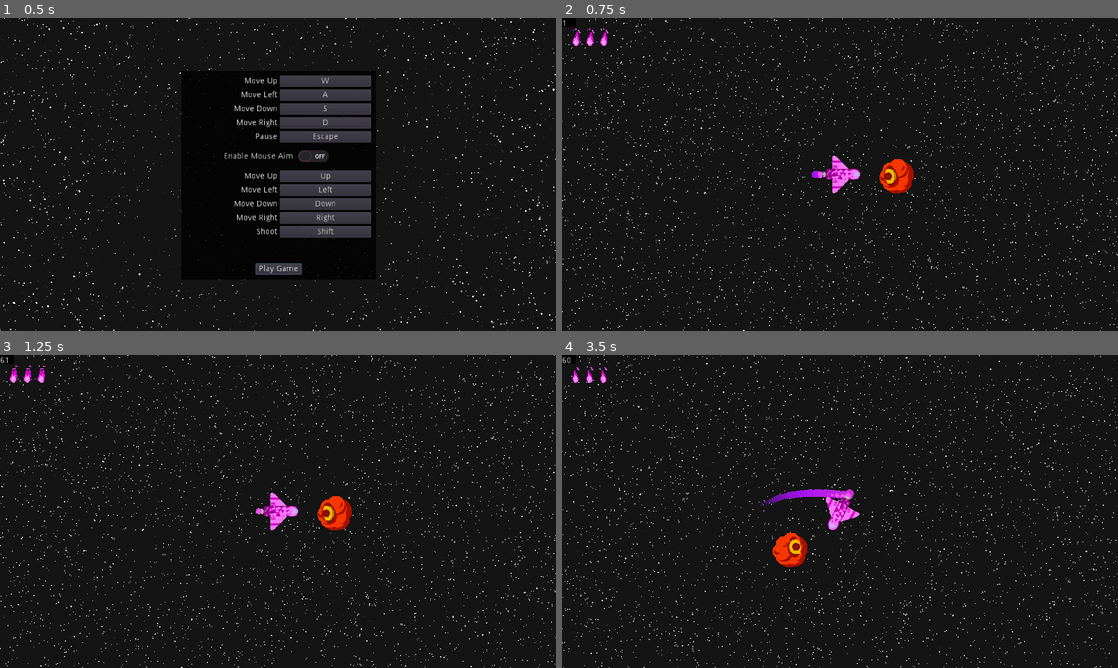
Above: before the commit, frames 1-4 (two rows, left to right).
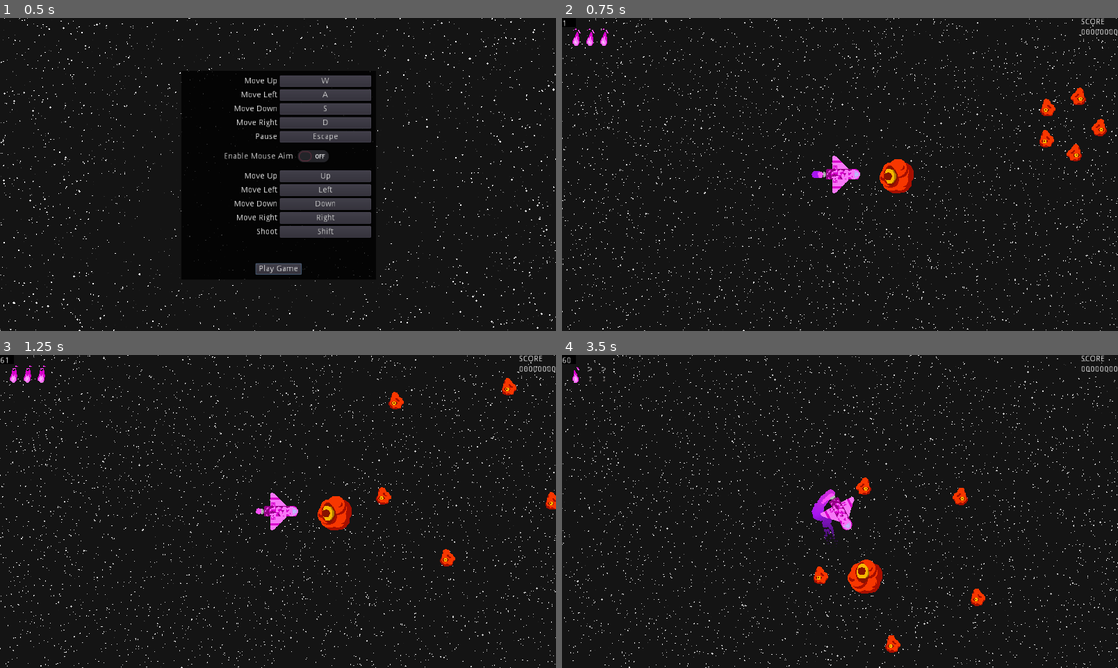
Above: after the commit, the same moments.

Repository: Jellonator/04-Space-Shooter
Game: Godot game, scene res://Gui/StartScreen.tscn
The game is run twice, just before and just after one commit, with the same random seed, the same clock (stepped at 60 frames per second) and the same inputs.
Inputs (mouse positions are in pixels of both pictures, inside the frame that each line leads up to):
- Up to frame 1 (0.5 s): no input
- Up to frame 2 (0.75 s): click "Play Game" at 0.5 s
- Up to frame 3 (1.25 s): no input
- Up to frame 4 (3.5 s): tap Enter at 1.25 s; move the mouse to (962, 495) at 1.27 s; press the mouse at (962, 495) at 1.28 s; hold D (move_right) 1.28-2 s; release the mouse at (962, 495) at 2 s; drag from (728, 527) to (812, 574) at 2.02 s; move the mouse to (895, 442) at 2.77 s; hold D (move_right) from 2.78 s (still down); hold Down (look_down) from 2.78 s (still down)

Frame 1 is identical in both runs. In frame 2, 0.6% of the frame differs, in the area x 85-100%, y 0-46%; in frame 3, 0.6%; in frame 4, 5.5%, in the area x 0-100%, y 0-100%.

Commit message:
Added the boys

Diff:
--- /dev/null
+++ b/Global/Util.gd
@@ -0,0 +1,11 @@
+extends Node
+
+func get_nearest_player(frompos: Vector2):
+	var ret = null
+	var dis = 0.0
+	for player in get_tree().get_nodes_in_group("player"):
+		var newdis = player.global_position.distance_to(frompos)
+		if ret == null or newdis < dis:
+			dis = newdis
+			ret = player
+	return ret
--- a/Object/Enemy/EnemyBase.gd
+++ b/Object/Enemy/EnemyBase.gd
@@ -1,10 +1,13 @@
 extends KinematicBody2D
 
 onready var shader := preload("res://Object/Enemy/death_shader.shader")
+onready var scene_scoretext := preload("res://Util/ScoreText.tscn")
 
 export var max_health := 10
 export(Array, NodePath) var sprites := [];
 export var drag := 0.1
+export var weight := 1.0
+export var score_value := 1000
 
 var health := 1
 var mod_timer := 0.0
@@ -12,20 +15,27 @@
 var smat: ShaderMaterial
 var velocity := Vector2(0, 0)
 
+signal killed();
+
 func _ready():
 	health = max_health
 	smat = ShaderMaterial.new()
 	smat.shader = shader
-	add_to_group("enemy", true)
 
 func is_dead():
 	return health <= 0
 
 func do_kill():
+	emit_signal("killed")
 	for sprite in sprites:
 		get_node(sprite).material = smat
 	collision_mask = 0
 	collision_layer = 0
+	get_tree().call_group("score", "add_score", score_value)
+	var txt = scene_scoretext.instance()
+	txt.score = score_value
+	txt.position = self.global_position
+	get_tree().current_scene.add_child(txt)
 
 func do_damage(amount: int, accel: Vector2):
 	health = int(clamp(health - amount, 0, max_health))
@@ -33,7 +43,7 @@
 		do_kill()
 	mod_timer = 1.0 / 20.0
 	modulate = Color.red
-	velocity += accel
+	velocity += accel / weight
 
 func _physics_process(delta):
 	if mod_timer > 0:
@@ -51,20 +61,14 @@
 		else:
 			smat.set_shader_param("death", death_timer)
 	velocity = move_and_slide(velocity)
+	for i in range(get_slide_count()):
+		var col := get_slide_collision(i)
+		if col.collider.has_method("do_damage"):
+			col.collider.do_damage(1, col.normal * -300)
 	if velocity.length() > 1e-4:
 		velocity += -drag * velocity * velocity * delta * velocity.normalized()
 	else:
 		velocity = Vector2(0, 0)
-
-func get_nearest_player():
-	var ret = null
-	var dis = 0.0
-	for player in get_tree().get_nodes_in_group("player"):
-		var newdis = player.global_position.distance_to(global_position)
-		if ret == null or newdis < dis:
-			dis = newdis
-			ret = player
-	return ret
 
 func add_velocity(accel: Vector2):
 	velocity += accel
--- a/Object/Enemy/EyeEnemy.gd
+++ b/Object/Enemy/EyeEnemy.gd
@@ -19,7 +19,9 @@
 	shoot_time = rand_range(0.8, 1.2)
 
 func _physics_process(delta):
-	var player = get_nearest_player()
+	if is_dead():
+		return
+	var player = GameUtil.get_nearest_player(global_position)
 	if player == null:
 		node_socket.position = Vector2(0, 0)
 		eye_mat.set_shader_param("offset", Vector2(0, 0))
--- a/Object/Enemy/EyeEnemy.tscn
+++ b/Object/Enemy/EyeEnemy.tscn
@@ -15,8 +15,10 @@
 [sub_resource type="CircleShape2D" id=2]
 radius = 30.0666
 
-[node name="EyeEnemy" type="KinematicBody2D"]
-collision_layer = 5
+[node name="EyeEnemy" type="KinematicBody2D" groups=[
+"enemy",
+]]
+collision_layer = 4
 script = ExtResource( 2 )
 sprites = [ NodePath("Base"), NodePath("Base/Socket"), NodePath("Base/Socket/Eye") ]
 
--- /dev/null
+++ b/Object/Enemy/SmallBoys/SmallBoy.gd
@@ -0,0 +1,7 @@
+extends "res://Object/Enemy/EnemyBase.gd"
+
+func _physics_process(delta):
+	if velocity.x > 10:
+		$Sprite.flip_h = false
+	elif velocity.x < -10:
+		$Sprite.flip_h = true
--- /dev/null
+++ b/Object/Enemy/SmallBoys/SmallBoy.tscn
@@ -0,0 +1,19 @@
+[gd_scene load_steps=3 format=2]
+
+[ext_resource path="res://Object/Enemy/SmallBoys/Smallboy.png" type="Texture" id=1]
+[ext_resource path="res://Object/Enemy/SmallBoys/SmallBoy.gd" type="Script" id=2]
+
+[node name="SmallBoy" type="KinematicBody2D"]
+collision_layer = 4
+script = ExtResource( 2 )
+max_health = 4
+sprites = [ NodePath("Sprite") ]
+drag = 0.01
+weight = 0.1
+score_value = 500
+
+[node name="Sprite" type="Sprite" parent="."]
+texture = ExtResource( 1 )
+
+[node name="CollisionPolygon2D" type="CollisionPolygon2D" parent="."]
+polygon = PoolVector2Array( 12, 3, 9, -3, 9, -6, 8, -9, 7, -12, 4, -15, 0, -15, -3, -14, -5, -11, -7, -7, -11, -5, -12, -3, -14, 0, -14, 5, -10, 10, -9, 13, -8, 14, -3, 15, 5, 15, 8, 13, 10, 12, 12, 8 )
--- /dev/null
+++ b/Object/Enemy/SmallBoys/SmallboyCircle.gd
@@ -0,0 +1,50 @@
+extends Node2D
+
+const scene_boy := preload("res://Object/Enemy/SmallBoys/SmallBoy.tscn")
+const ROTATION_SPEED_MAX := PI * 0.5
+const BASE_RADIUS := 64.0
+const RADIUS_SCALE := 16.0
+const SPEED := 180.0
+const BOY_SPEED := SPEED * 2.0
+export var num_boys := 3
+var velocity := Vector2(0, 0)
+
+var boys := []
+var t := 0.0
+
+func _ready():
+	for i in range(num_boys):
+		var boy := scene_boy.instance()
+		get_tree().current_scene.call_deferred("add_child", boy)
+		boys.append(boy)
+		boy.position = self.global_position
+		boy.connect("killed", self, "_on_boy_killed", [boy])
+
+func _physics_process(delta):
+	var n := boys.size()
+	if n == 0:
+		queue_free()
+		return
+	var radius := n * RADIUS_SCALE + BASE_RADIUS
+	var p1 = Vector2(radius, 0)
+	var p2 = p1.rotated(2.0 * PI / n)
+	var dis = p1.distance_to(p2)
+	t += delta * ROTATION_SPEED_MAX * BASE_RADIUS / dis
+	for i in range(n):
+		var rot := t + (float(i) / float(n)) * PI * 2.0
+		var boy = boys[i]
+		var target_position = self.global_position + Vector2(radius, 0).rotated(rot)
+		var diff = target_position - boy.global_position
+		var target_velocity = diff.normalized() * BOY_SPEED
+		var accel = delta * BOY_SPEED * clamp(diff.length() * 0.1, 1.0, 20.0)
+		boy.tween_velocity(target_velocity, accel)
+	var player = GameUtil.get_nearest_player(global_position)
+	if player != null:
+		var diff = player.global_position - global_position
+		if diff.length() > radius:
+			self.position += diff.normalized() * delta * SPEED
+		else:
+			self.position -= diff.normalized() * delta * SPEED
+
+func _on_boy_killed(boy):
+	boys.erase(boy)
--- /dev/null
+++ b/Object/Enemy/SmallBoys/SmallboyCircle.tscn
@@ -0,0 +1,8 @@
+[gd_scene load_steps=2 format=2]
+
+[ext_resource path="res://Object/Enemy/SmallBoys/SmallboyCircle.gd" type="Script" id=1]
+
+[node name="SmallboyCircle" type="Node2D" groups=[
+"enemy",
+]]
+script = ExtResource( 1 )
--- a/Object/Player/Kill.gd
+++ b/Object/Player/Kill.gd
@@ -1,7 +1,12 @@
 extends Node2D
+
+onready var node_score := $CanvasLayer/Control/Panel/VBoxContainer/Score
+
+var score := 0
 
 func _ready():
 	$AnimationPlayer.play("kill")
+	node_score.text = "Score: %d" % score
 
 func _on_Button_pressed():
 # warning-ignore:return_value_discarded
--- a/Object/Player/Kill.tscn
+++ b/Object/Player/Kill.tscn
@@ -31,7 +31,7 @@
 "values": [ true, false ]
 }
 tracks/2/type = "value"
-tracks/2/path = NodePath("CanvasLayer/Control/Panel/VBoxContainer/HBoxContainer/Label:visible_characters")
+tracks/2/path = NodePath("CanvasLayer/Control/Panel/VBoxContainer/Label2:visible_characters")
 tracks/2/interp = 1
 tracks/2/loop_wrap = true
 tracks/2/imported = false
@@ -80,6 +80,18 @@
 "method": "grab_focus"
 } ]
 }
+tracks/6/type = "value"
+tracks/6/path = NodePath("CanvasLayer/Control/Panel/VBoxContainer/Score:percent_visible")
+tracks/6/interp = 1
+tracks/6/loop_wrap = true
+tracks/6/imported = false
+tracks/6/enabled = true
+tracks/6/keys = {
+"times": PoolRealArray( 0, 6, 8 ),
+"transitions": PoolRealArray( 1, 1, 1 ),
+"update": 0,
+"values": [ 0.0, 0.0, 1.0 ]
+}
 
 [sub_resource type="StyleBoxFlat" id=2]
 content_margin_left = 8.0
@@ -112,23 +124,19 @@
 
 [node name="Panel" type="PanelContainer" parent="CanvasLayer/Control"]
 margin_left = 434.0
-margin_top = 241.0
+margin_top = 230.0
 margin_right = 526.0
-margin_bottom = 299.0
+margin_bottom = 310.0
 custom_styles/panel = SubResource( 2 )
 
 [node name="VBoxContainer" type="VBoxContainer" parent="CanvasLayer/Control/Panel"]
 margin_left = 8.0
 margin_top = 8.0
 margin_right = 84.0
-margin_bottom = 50.0
+margin_bottom = 72.0
 custom_constants/separation = 8
 
-[node name="HBoxContainer" type="HBoxContainer" parent="CanvasLayer/Control/Panel/VBoxContainer"]
-margin_right = 76.0
-margin_bottom = 14.0
-
-[node name="Label" type="Label" parent="CanvasLayer/Control/Panel/VBoxContainer/HBoxContainer"]
+[node name="Label2" type="Label" parent="CanvasLayer/Control/Panel/VBoxContainer"]
 margin_right = 76.0
 margin_bottom = 14.0
 custom_colors/font_color_shadow = Color( 0, 0, 0, 1 )
@@ -139,9 +147,15 @@
 "_edit_use_anchors_": false
 }
 
-[node name="Button" type="Button" parent="CanvasLayer/Control/Panel/VBoxContainer"]
+[node name="Score" type="Label" parent="CanvasLayer/Control/Panel/VBoxContainer"]
 margin_top = 22.0
 margin_right = 76.0
-margin_bottom = 42.0
+margin_bottom = 36.0
+text = "..."
+
+[node name="Button" type="Button" parent="CanvasLayer/Control/Panel/VBoxContainer"]
+margin_top = 44.0
+margin_right = 76.0
+margin_bottom = 64.0
 text = "Exit"
 [connection signal="pressed" from="CanvasLayer/Control/Panel/VBoxContainer/Button" to="." method="_on_Button_pressed"]
--- a/Object/Player/Player.gd
+++ b/Object/Player/Player.gd
@@ -9,7 +9,7 @@
 const scene_kill := preload("res://Object/Player/Kill.tscn")
 const AUTOAIM_MIN_DOT := 0.65
 const AUTOAIM_DISTANCE_MAX := 600.0
-const AUTOAIM_DISTANCE_MIN := 250.0
+const AUTOAIM_DISTANCE_MIN := 300.0
 
 onready var node_sprite := $Sprite
 onready var node_front := $FrontPos
@@ -32,6 +32,7 @@
 var health := max_health
 onready var health_nodes := []
 onready var look_rotation = self.rotation
+var score := 0
 
 func _ready():
 	for _i in range(max_health - health_nodes.size()):
@@ -90,7 +91,7 @@
 		var lookvector := Vector2(0, 0)
 		lookvector.x = Input.get_action_strength("look_right") - Input.get_action_strength("look_left")
 		lookvector.y = Input.get_action_strength("look_down") - Input.get_action_strength("look_up")
-		if lookvector.length_squared() > 1e-2:
+		if lookvector.length_squared() > 1e-3:
 			look_rotation = lookvector.angle()
 			var target_rotation = look_rotation
 			var enemy = get_nearest_enemy_in_sight()
@@ -122,13 +123,13 @@
 		shot_timer = max(0.0, shot_timer - delta * SHOTS_PER_SECOND)
 
 func do_damage(amount: int, accel: Vector2):
+	if invincibility > 0.0:
+		return
+	velocity += accel
 	var newhealth := int(clamp(health - amount, 0, max_health))
 	for i in range(newhealth, health):
 		health_nodes[i].set_burning(false)
 	health = newhealth
-	if invincibility > 0.0:
-		return
-	velocity += accel
 	invincibility = INV_MAX
 	if health <= 0:
 		set_process(false)
@@ -142,4 +143,9 @@
 		var node = scene_kill.instance()
 		node.position = self.global_position
 		node.rotation = self.global_rotation
+		node.score = score
 		get_parent().add_child(node)
+
+func add_score(amount: int):
+	score += amount
+	$Gui/VBox/Score.text = "%08d" % score
--- a/Object/Player/Player.tscn
+++ b/Object/Player/Player.tscn
@@ -62,8 +62,10 @@
 
 [node name="Player" type="KinematicBody2D" groups=[
 "player",
+"score",
 ]]
 collision_layer = 2
+collision_mask = 5
 script = ExtResource( 1 )
 
 [node name="Sprite" type="Sprite" parent="."]
@@ -112,3 +114,29 @@
 
 [node name="Gui" type="CanvasLayer" parent="."]
 layer = 10
+
+[node name="VBox" type="VBoxContainer" parent="Gui"]
+anchor_left = 1.0
+anchor_right = 1.0
+margin_left = -64.0
+margin_bottom = 40.0
+__meta__ = {
+"_edit_use_anchors_": false
+}
+
+[node name="Label" type="Label" parent="Gui/VBox"]
+margin_right = 64.0
+margin_bottom = 14.0
+text = "SCORE"
+__meta__ = {
+"_edit_use_anchors_": false
+}
+
+[node name="Score" type="Label" parent="Gui/VBox"]
+margin_top = 18.0
+margin_right = 64.0
+margin_bottom = 32.0
+text = "00000000"
+__meta__ = {
+"_edit_use_anchors_": false
+}
--- /dev/null
+++ b/Util/ScoreText.gd
@@ -0,0 +1,13 @@
+extends Node2D
+
+export var score := 100
+var life := 1.5
+
+func _enter_tree():
+	$Label.text = str(score)
+
+func _physics_process(delta):
+	self.position += delta * Vector2(0, -1) * 100
+	self.life -= delta
+	if life <= 0.0:
+		queue_free()
--- /dev/null
+++ b/Util/ScoreText.tscn
@@ -0,0 +1,13 @@
+[gd_scene load_steps=2 format=2]
+
+[ext_resource path="res://Util/ScoreText.gd" type="Script" id=1]
+
+[node name="ScoreText" type="Node2D"]
+script = ExtResource( 1 )
+
+[node name="Label" type="Label" parent="."]
+margin_right = 40.0
+margin_bottom = 14.0
+__meta__ = {
+"_edit_use_anchors_": false
+}
--- a/World/Game.tscn
+++ b/World/Game.tscn
@@ -7,6 +7,7 @@
 [ext_resource path="res://Gui/GameConfig.tscn" type="PackedScene" id=5]
 [ext_resource path="res://World/Pause.gd" type="Script" id=6]
 [ext_resource path="res://World/EnemyLocator.gd" type="Script" id=7]
+[ext_resource path="res://Object/Enemy/SmallBoys/SmallboyCircle.tscn" type="PackedScene" id=8]
 
 [sub_resource type="StyleBoxFlat" id=1]
 content_margin_left = 8.0
@@ -80,4 +81,8 @@
 
 [node name="EnemyLocator" type="Node2D" parent="CanvasLayer"]
 script = ExtResource( 7 )
+
+[node name="SmallboyCircle" parent="." instance=ExtResource( 8 )]
+position = Vector2( 686.318, 102.106 )
+num_boys = 5
 [connection signal="pressed" from="CanvasLayer/Pause/Margin/Panel/VBox/Center/Unpause" to="CanvasLayer/Pause" method="_on_Unpause_pressed"]
--- a/project.godot
+++ b/project.godot
@@ -22,6 +22,7 @@
 [autoload]
 
 GameConfig="*res://Global/Config.gd"
+GameUtil="*res://Global/Util.gd"
 
 [display]
 
Binary file added: Object/Enemy/SmallBoys/Smallboy.png
Not shown, added: Object/Enemy/SmallBoys/Smallboy.png.import
Not shown: 1 places in World/Game.tscn that only renumber resources
Not shown, added: Object/Enemy/SmallBoys/Smallboy.kra
